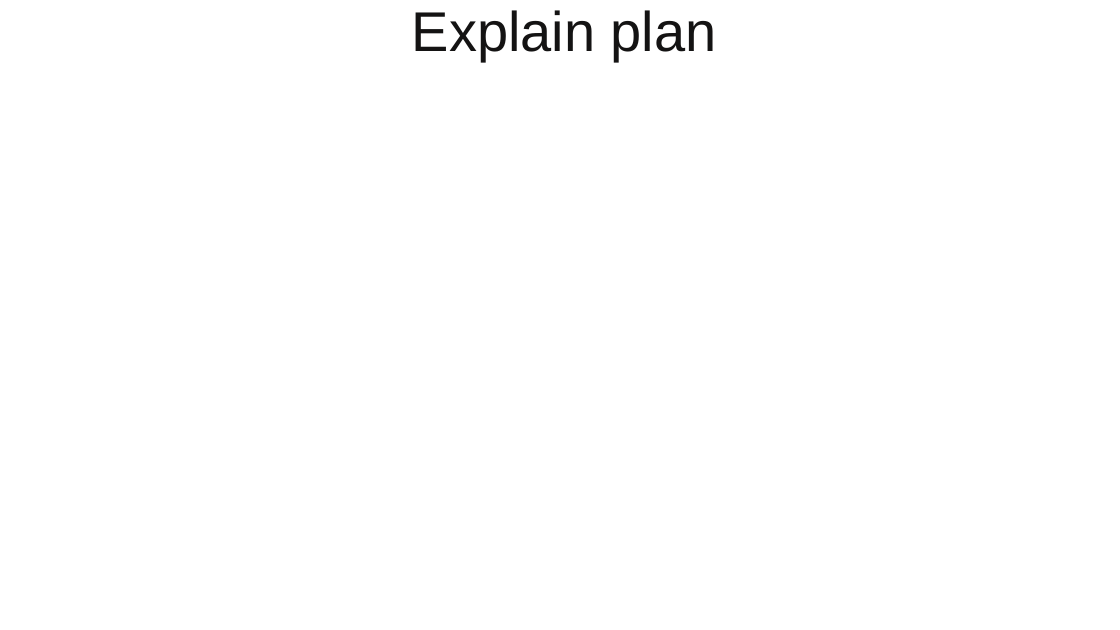
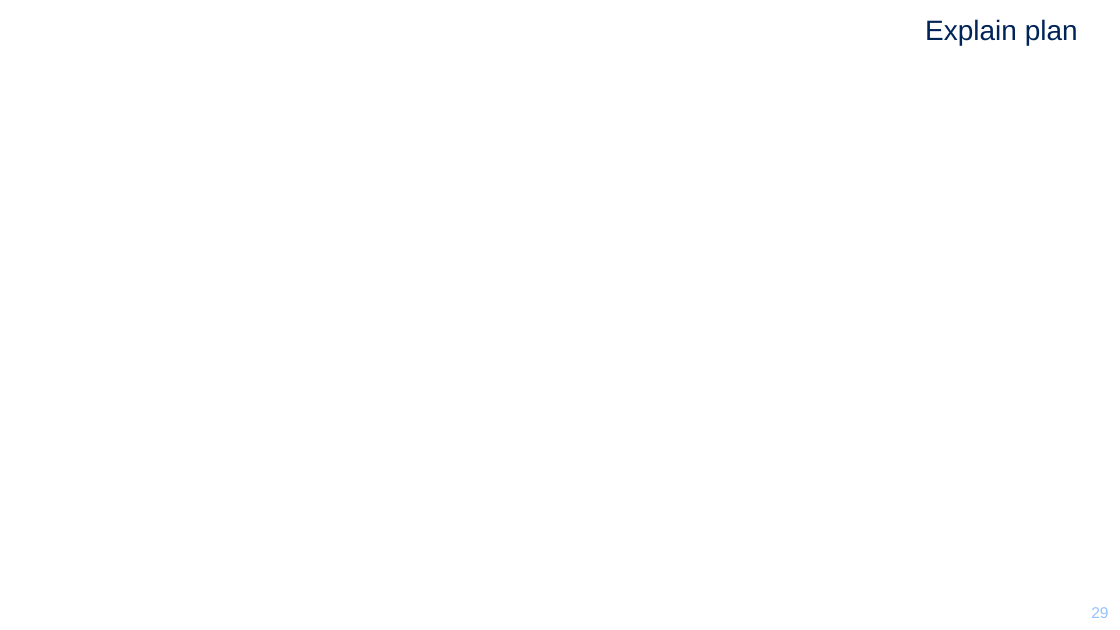
Before and after one commit to mikrob/perfuniversity, a slide deck: slide 29 of PerfUniversity.pptx (slide 25 before the commit). Drawn at 1120x630 pixels with LibreOffice and Linux fonts; fonts in the diff are those of the drawing; background and template pictures are left out. Boxes give left, top, right and bottom in pixels: in the first picture for what was removed or moved away, otherwise in the second. Text is boxed around its words. In the diff, an @@ line names an element or a change of style, - is before the commit and + after.

```diff
--- a/PerfUniversity.pptx
+++ b/PerfUniversity.pptx
@@ title "Explain plan" at bbox=[925, 19, 1078, 45]: size 36 to 18 pt, text colour #141313 to #002458; alignment centre to right @@
@@ page number added at bbox=[1082, 607, 1099, 618], 10 pt, text #96C1FF @@
+29
@@ page number added at bbox=[1091, 607, 1108, 618], 10 pt, text #FFFFFF @@
+29
```
Also in this commit, not shown: 39 other slides changed, 5 slides added, 1 slide removed, 5 other files.
